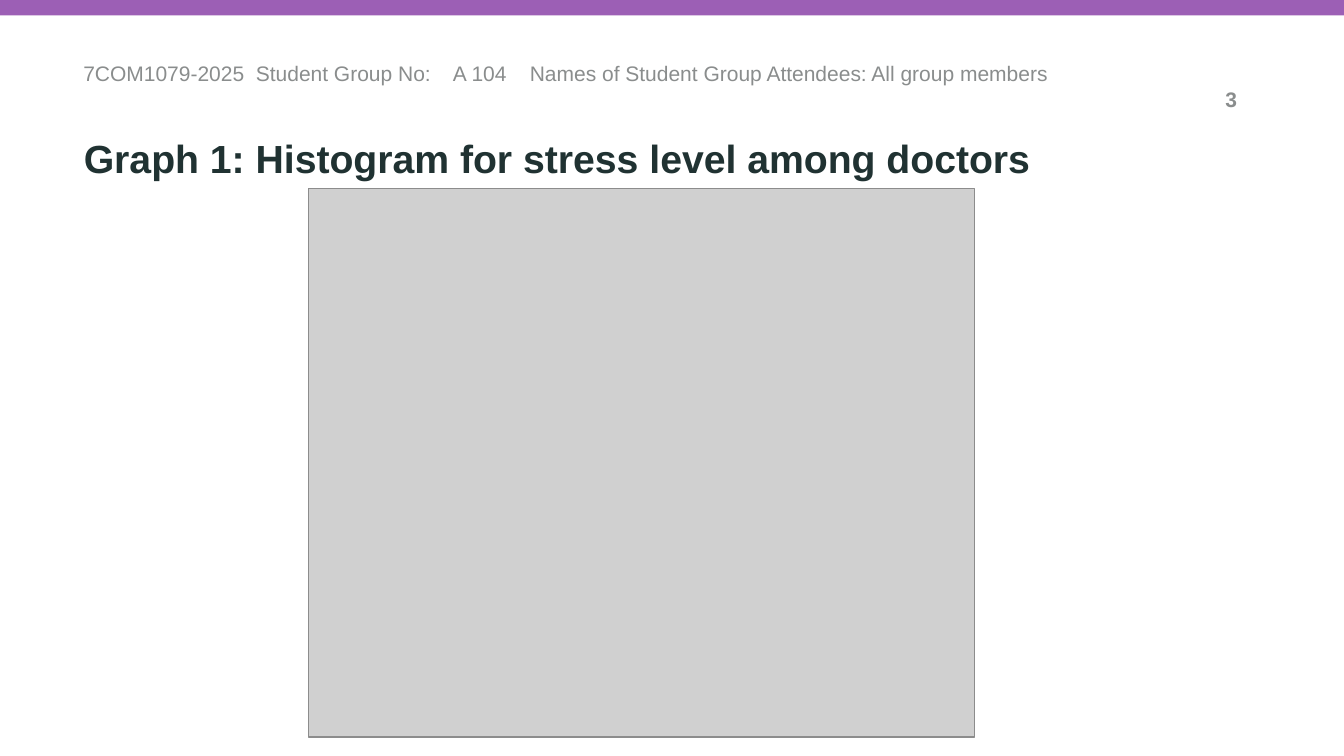
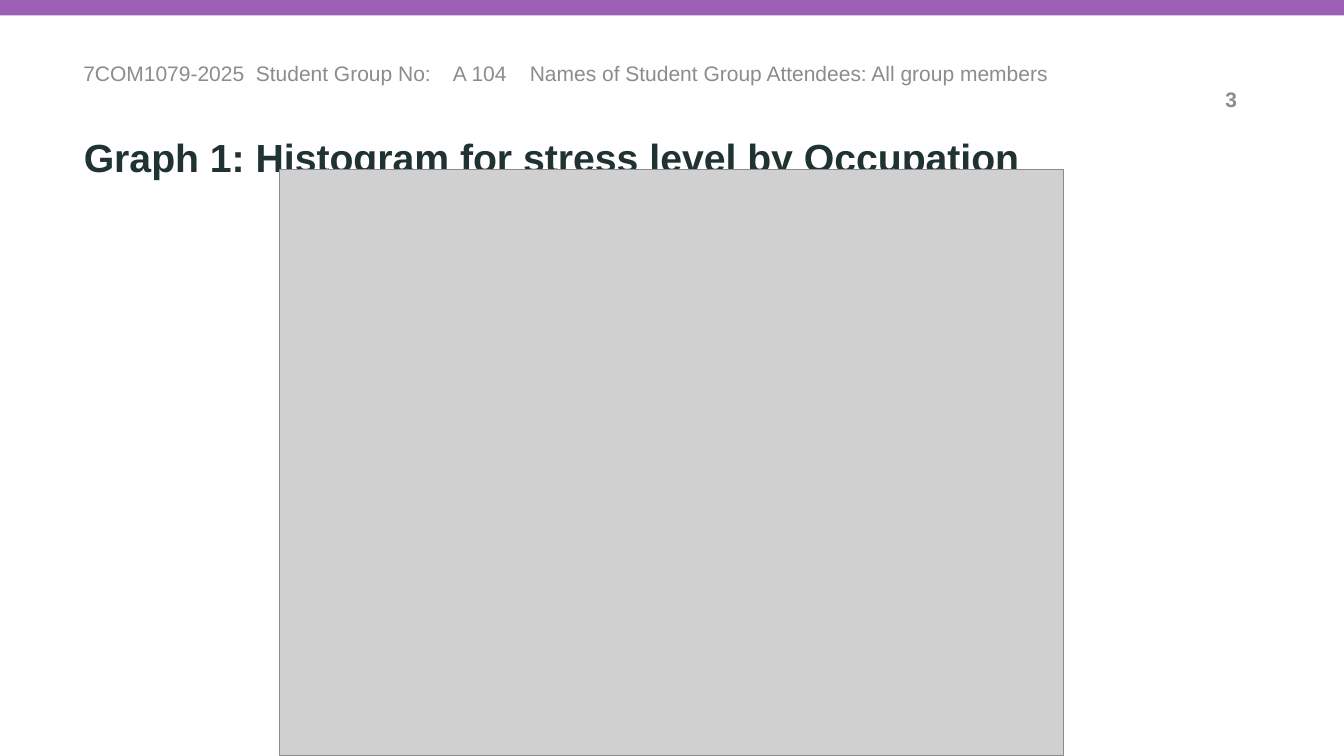
Before and after one commit to fm25abm/trdcw2, a slide deck: slide 3 of demo_presentations/A104_Vis_and_Analysis_Presentation.pptx. Drawn at 1344x756 pixels with LibreOffice and Linux fonts; fonts in the diff are those of the drawing; grey boxes stand for pictures. Boxes give left, top, right and bottom in pixels: in the first picture for what was removed or moved away, otherwise in the second. Text is boxed around its words. In the diff, an @@ line names an element or a change of style, - is before the commit and + after.

```diff
--- a/demo_presentations/A104_Vis_and_Analysis_Presentation.pptx
+++ b/demo_presentations/A104_Vis_and_Analysis_Presentation.pptx
@@ text at (84, 141, 1019, 180): text changed @@
-Graph 1: Histogram for stress level among doctors
+Graph 1: Histogram for stress level by Occupation
@@ picture: place and size @@
-picture at (309, 189, 975, 737)
+picture at (279, 169, 1063, 756)
```
Also in this commit, not shown: 3 other slides changed, 3 slides added, 1 slide removed.
